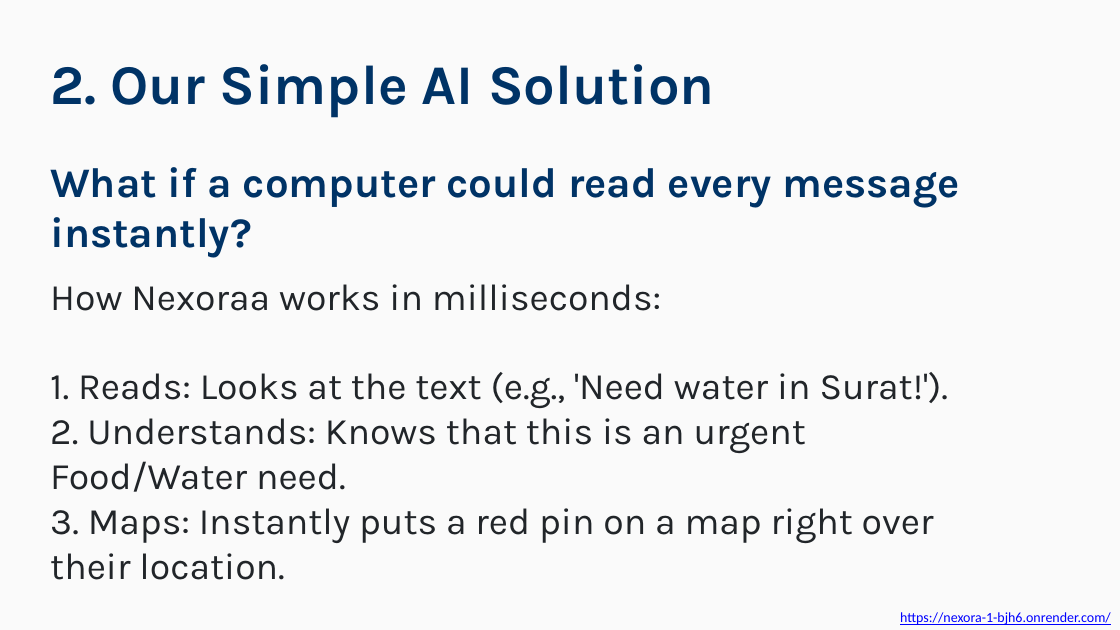
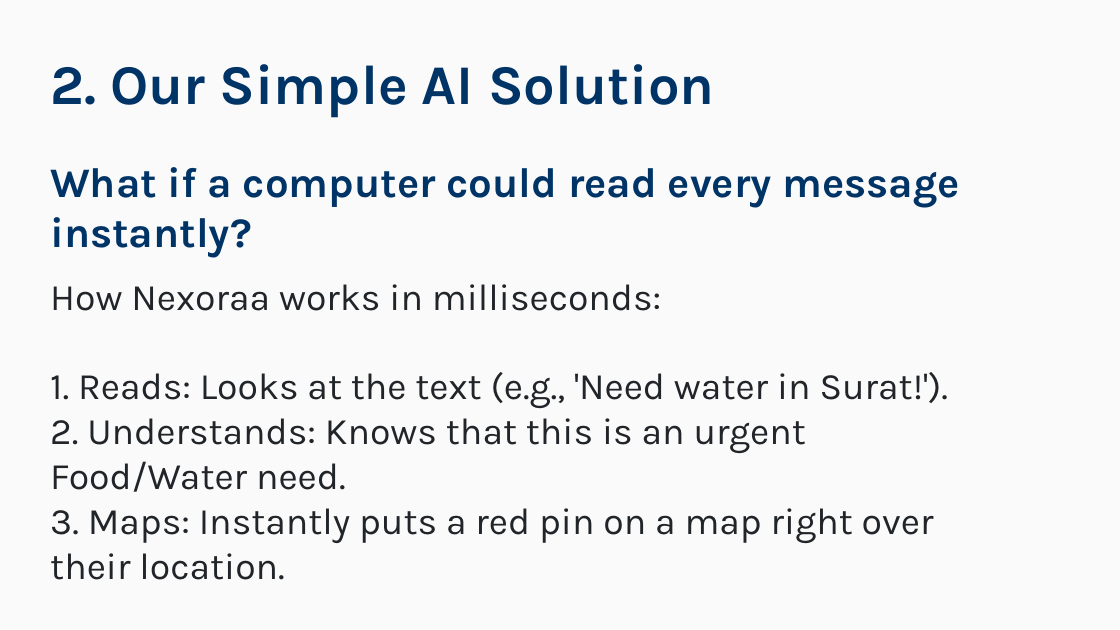
Before and after one commit to gopalmaurya0913-hash/nexora, a slide deck: slide 3 of Nexoraa_Hackathon_Pitch_V6.pptx. Drawn at 1120x630 pixels with LibreOffice and Linux fonts; fonts in the diff are those of the drawing. Boxes give left, top, right and bottom in pixels: in the first picture for what was removed or moved away, otherwise in the second. Text is boxed around its words. In the diff, an @@ line names an element or a change of style, - is before the commit and + after.

```diff
--- a/Nexoraa_Hackathon_Pitch_V6.pptx
+++ b/Nexoraa_Hackathon_Pitch_V6.pptx
@@ text removed at box(900, 612, 1111, 625) @@
-https://nexora-1-bjh6.onrender.com/
```
Also in this commit, not shown: 3 other slides changed, 2 slides added, 13 other files.
